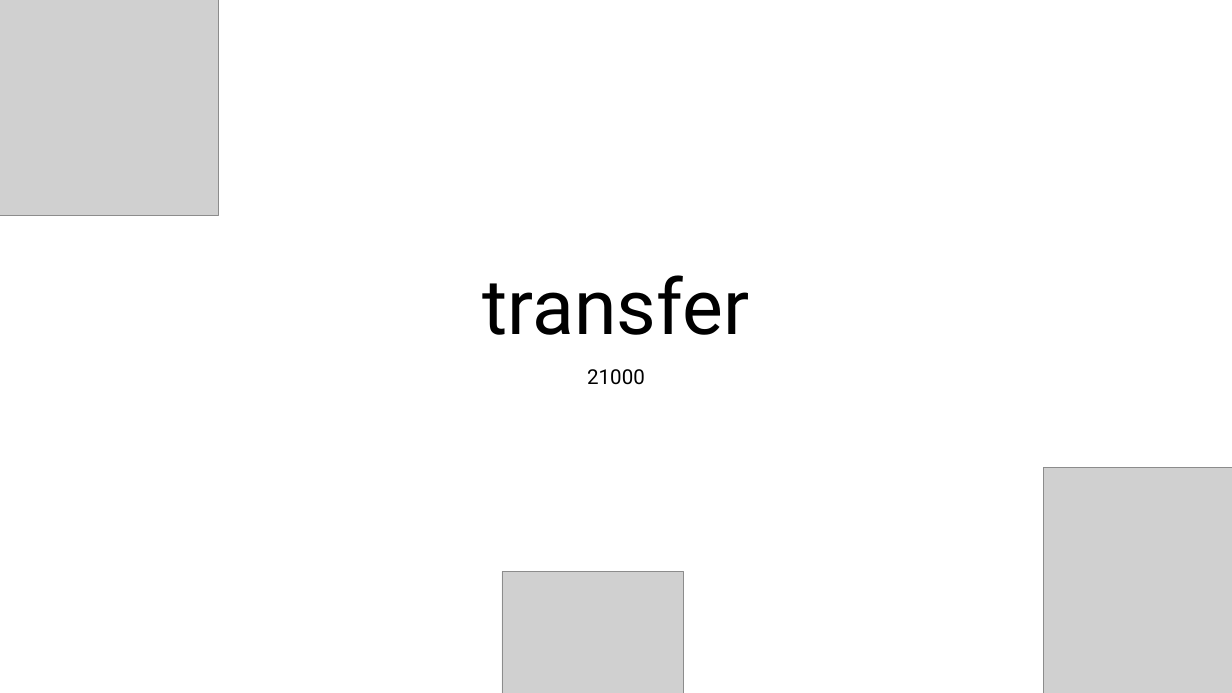
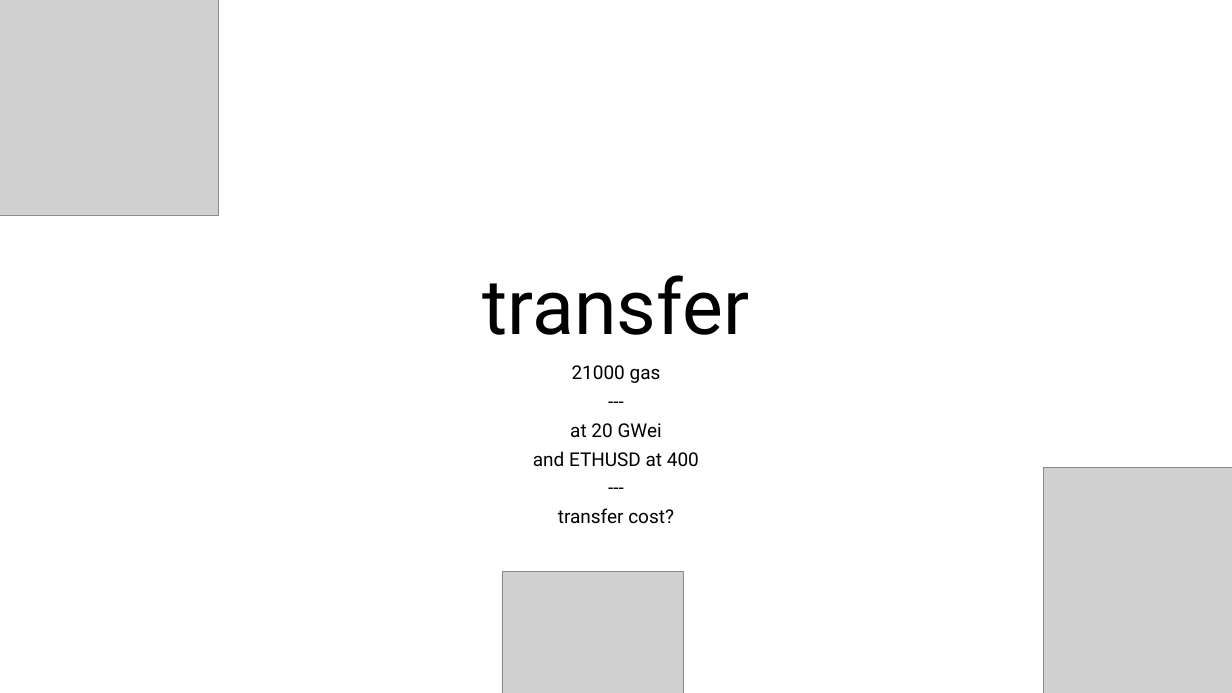
Before and after one commit to StateProof/nethermind, a slide deck: slide 47 of src/Nethermind/Workshop.pptx (slide 46 before the commit). Drawn at 1232x693 pixels with LibreOffice and Linux fonts; fonts in the diff are those of the drawing; grey boxes stand for pictures. Boxes give left, top, right and bottom in pixels: in the first picture for what was removed or moved away, otherwise in the second. Text is boxed around its words. In the diff, an @@ line names an element or a change of style, - is before the commit and + after.

```diff
--- a/src/Nethermind/Workshop.pptx
+++ b/src/Nethermind/Workshop.pptx
@@ subtitle at [533, 365, 699, 524]: text changed; size 24 to 22.2 pt @@
-21000
+21000 gas
+---
+at 20 GWei
+and ETHUSD at 400
+---
+transfer cost?
```
Also in this commit, not shown: 5 other slides changed, 1 slide added, 3 other files.
